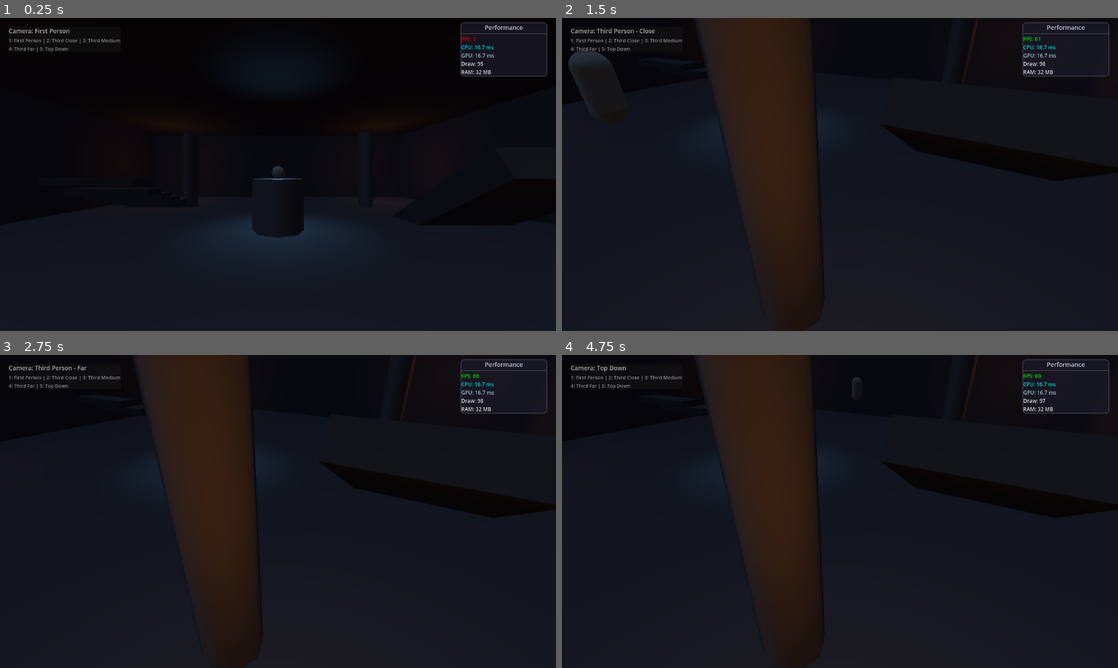
Above: before the commit, frames 1-4 (two rows, left to right).
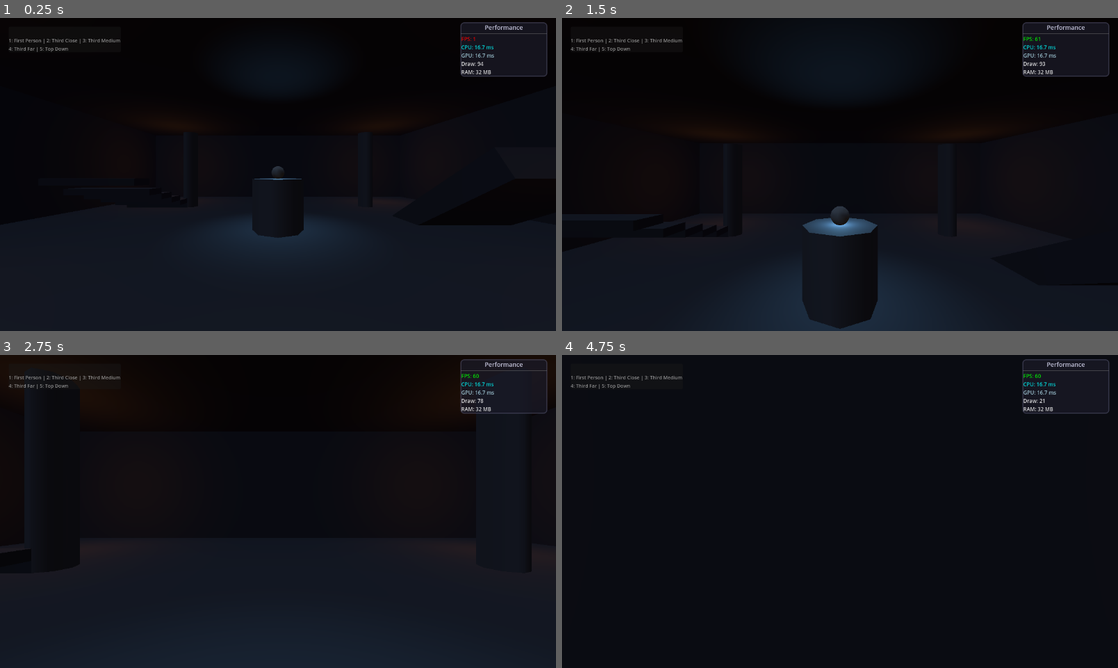
Above: after the commit, the same moments.

Repository: alanops/brackeys-gamejam-2025
Game: Godot game, scene res://src/scenes/DungeonRoomFixed.tscn
Two runs of this game, one before a commit and one after it. Both use one fixed random seed, a clock stepped at 60 frames per second and the inputs below.
Inputs (mouse positions are in pixels of both pictures, inside the frame that each line leads up to):
- Up to frame 1 (0.25 s): no input
- Up to frame 2 (1.5 s): move the mouse to (867, 174) at 0.52 s; hold 1 (camera_first_person) 0.53-1.28 s; hold W (move_forward) from 0.53 s (still down); tap Space (jump) at 0.77 s; move the mouse to (812, 174) at 1.27 s; tap 2 (camera_third_close) at 1.35 s
- Up to frame 3 (2.75 s): keep holding W (move_forward); tap Space (jump) at 1.52 s; move the mouse to (289, 505) at 2.02 s; hold 4 (camera_third_far) from 2.03 s (still down)
- Up to frame 4 (4.75 s): keep holding W (move_forward); move the mouse to (834, 517) at 2.77 s; release 4 (camera_third_far) at 2.78 s; tap 3 (camera_third_medium) at 2.85 s; tap Space (jump) at 3.02, 3.77, 4.52 s; move the mouse to (878, 514) at 3.52 s; hold 5 (camera_top_down) 3.53-4.28 s; tap Enter at 4.25 s; move the mouse to (795, 508) at 4.27 s; tap Shift (sprint) at 4.35 s

The runs differ from the first frame. In frame 1, less than 0.1% of the frame differs, in the area x 1-87%, y 3-16%; in frame 2, 17%, in the area x 1-100%, y 0-100%; in frame 3, 13%; in frame 4, 14%.
Error after the commit: Parse Error: Static function "get_time()" not found in base "GDScriptNativeClass". (res://src/scripts/CameraController.gd:221)

Commit message:
Improve 3rd person cameras with advanced tracking features
- Added collision detection to prevent camera clipping through walls
- Implemented velocity-based camera tracking for responsive movement
- Added auto-rotation when idle to keep camera behind player
- Enhanced camera positioning with per-mode offset and tracking speeds
- Added subtle camera shake during movement for dynamic feel
- Improved camera distances and angles for better gameplay
- Separate pitch limits for different camera modes
- Smooth lag compensation based on player movement direction

Camera now feels much more responsive and cinematic\!

Diff:
--- a/src/scripts/CameraController.gd
+++ b/src/scripts/CameraController.gd
@@ -14,32 +14,56 @@
 @export var smooth_transition: bool = true
 @export var transition_speed: float = 8.0
 @export var mouse_sensitivity: float = 0.002
+@export var tracking_speed: float = 12.0
+@export var collision_check: bool = true
+@export var auto_rotate_speed: float = 2.0
 
 var player: CharacterBody3D
 var first_person_camera: Camera3D
 var third_person_camera: Camera3D
 var camera_pivot: Node3D
-
-# Third person camera settings
+var camera_arm: Node3D
+
+# Camera tracking and collision
+var desired_position: Vector3
+var collision_mask: int = 1
+var camera_velocity: Vector3
+var last_player_velocity: Vector3
+var velocity_smoothing: float = 0.1
+
+# Auto-rotation when idle
+var idle_timer: float = 0.0
+var idle_threshold: float = 3.0
+var auto_rotate_enabled: bool = true
+
+# Third person camera settings with improved tracking
 var third_person_distances = {
-	CameraMode.THIRD_PERSON_CLOSE: 2.5,
-	CameraMode.THIRD_PERSON_MEDIUM: 4.5,
-	CameraMode.THIRD_PERSON_FAR: 7.0,
-	CameraMode.THIRD_PERSON_TOP_DOWN: 6.0
+	CameraMode.THIRD_PERSON_CLOSE: 3.0,
+	CameraMode.THIRD_PERSON_MEDIUM: 5.5,
+	CameraMode.THIRD_PERSON_FAR: 8.5,
+	CameraMode.THIRD_PERSON_TOP_DOWN: 10.0
 }
 
 var third_person_heights = {
-	CameraMode.THIRD_PERSON_CLOSE: 1.5,
-	CameraMode.THIRD_PERSON_MEDIUM: 2.0,
-	CameraMode.THIRD_PERSON_FAR: 2.5,
-	CameraMode.THIRD_PERSON_TOP_DOWN: 8.0
+	CameraMode.THIRD_PERSON_CLOSE: 1.8,
+	CameraMode.THIRD_PERSON_MEDIUM: 2.2,
+	CameraMode.THIRD_PERSON_FAR: 2.8,
+	CameraMode.THIRD_PERSON_TOP_DOWN: 12.0
 }
 
 var third_person_angles = {
-	CameraMode.THIRD_PERSON_CLOSE: -10.0,
-	CameraMode.THIRD_PERSON_MEDIUM: -15.0,
-	CameraMode.THIRD_PERSON_FAR: -20.0,
-	CameraMode.THIRD_PERSON_TOP_DOWN: -70.0
+	CameraMode.THIRD_PERSON_CLOSE: -8.0,
+	CameraMode.THIRD_PERSON_MEDIUM: -12.0,
+	CameraMode.THIRD_PERSON_FAR: -18.0,
+	CameraMode.THIRD_PERSON_TOP_DOWN: -75.0
+}
+
+# Camera behavior settings per mode
+var tracking_settings = {
+	CameraMode.THIRD_PERSON_CLOSE: {"speed": 15.0, "offset": Vector3(0.5, 0, 0)},
+	CameraMode.THIRD_PERSON_MEDIUM: {"speed": 12.0, "offset": Vector3(0.8, 0, 0)},
+	CameraMode.THIRD_PERSON_FAR: {"speed": 10.0, "offset": Vector3(1.2, 0, 0)},
+	CameraMode.THIRD_PERSON_TOP_DOWN: {"speed": 8.0, "offset": Vector3(0, 0, 0)}
 }
 
 var target_position: Vector3
@@ -52,19 +76,27 @@
 	player = get_parent() as CharacterBody3D
 	first_person_camera = player.get_node("Camera3D")
 
-	# Create third person camera setup
+	# Create enhanced third person camera setup
 	camera_pivot = Node3D.new()
 	camera_pivot.name = "CameraPivot"
 	player.add_child(camera_pivot)
 	camera_pivot.position = Vector3(0, 1.6, 0)  # Eye level
 
+	# Create camera arm for smooth positioning
+	camera_arm = Node3D.new()
+	camera_arm.name = "CameraArm"
+	camera_pivot.add_child(camera_arm)
+
 	third_person_camera = Camera3D.new()
 	third_person_camera.name = "ThirdPersonCamera"
 	third_person_camera.fov = 75.0
-	camera_pivot.add_child(third_person_camera)
+	camera_arm.add_child(third_person_camera)
 
 	# Initialize camera positions
 	update_camera_mode()
+
+	# Store initial player velocity
+	last_player_velocity = player.velocity if player.velocity else Vector3.ZERO
 
 func _input(event):
 	if event.is_action_pressed("camera_first_person"):
@@ -78,22 +110,31 @@
 	elif event.is_action_pressed("camera_top_down"):
 		set_camera_mode(CameraMode.THIRD_PERSON_TOP_DOWN)
 
-	# Handle mouse look for third person
+	# Handle mouse look for third person with idle detection
 	if camera_mode != CameraMode.FIRST_PERSON and event is InputEventMouseMotion and Input.get_mouse_mode() == Input.MOUSE_MODE_CAPTURED:
 		var mouse_delta = event.relative * mouse_sensitivity
 
+		# Reset idle timer on mouse movement
+		idle_timer = 0.0
+
 		# Rotate the pivot horizontally (Y axis)
 		camera_pivot.rotate_y(-mouse_delta.x)
 
-		# Rotate the camera vertically, but clamp it
-		var current_x_rot = third_person_camera.rotation.x
+		# Rotate the camera vertically with better limits per mode
+		var pitch_limit = 60.0
+		if camera_mode == CameraMode.THIRD_PERSON_TOP_DOWN:
+			pitch_limit = 30.0  # More restricted for top-down
+
+		var current_x_rot = camera_arm.rotation.x
 		var new_x_rot = current_x_rot + (-mouse_delta.y)
-		new_x_rot = clamp(new_x_rot, deg_to_rad(-60), deg_to_rad(60))
-		third_person_camera.rotation.x = new_x_rot
+		new_x_rot = clamp(new_x_rot, deg_to_rad(-pitch_limit), deg_to_rad(pitch_limit))
+		camera_arm.rotation.x = new_x_rot
 
 func _process(delta):
 	if camera_mode != CameraMode.FIRST_PERSON:
 		update_third_person_camera(delta)
+		update_camera_tracking(delta)
+		update_auto_rotation(delta)
 
 func set_camera_mode(new_mode: CameraMode):
 	camera_mode = new_mode
@@ -124,24 +165,121 @@
 				apply_third_person_position()
 
 func update_third_person_camera(delta):
+	# Get current mode settings
+	var settings = tracking_settings.get(camera_mode, {"speed": 12.0, "offset": Vector3.ZERO})
+	var mode_tracking_speed = settings.get("speed", 12.0)
+	var mode_offset = settings.get("offset", Vector3.ZERO)
+
+	# Calculate desired position with offset
+	var base_position = Vector3(mode_offset.x, 0, current_distance)
+	desired_position = base_position
+
+	# Apply collision detection if enabled
+	if collision_check:
+		desired_position = check_camera_collision(desired_position)
+
 	if smooth_transition:
-		# Smoothly interpolate to target position
-		var target_pos = Vector3(0, 0, current_distance)
-		target_pos.y = current_height
-
-		third_person_camera.position = third_person_camera.position.lerp(target_pos, transition_speed * delta)
-
-		# Smoothly interpolate rotation
+		# Smooth camera movement with velocity-based tracking
+		third_person_camera.position = third_person_camera.position.lerp(desired_position, mode_tracking_speed * delta)
+
+		# Smoothly interpolate base rotation
 		var target_rot = Vector3(deg_to_rad(current_angle), 0, 0)
-		third_person_camera.rotation.x = lerp_angle(third_person_camera.rotation.x, target_rot.x, transition_speed * delta)
+		var base_x_rotation = lerp_angle(third_person_camera.rotation.x, target_rot.x, transition_speed * delta)
+
+		# Preserve user pitch input from camera_arm
+		third_person_camera.rotation.x = base_x_rotation
 	else:
 		apply_third_person_position()
 
 func apply_third_person_position():
-	third_person_camera.position = Vector3(0, current_height, current_distance)
+	var settings = tracking_settings.get(camera_mode, {"speed": 12.0, "offset": Vector3.ZERO})
+	var mode_offset = settings.get("offset", Vector3.ZERO)
+
+	third_person_camera.position = Vector3(mode_offset.x, 0, current_distance)
 	third_person_camera.rotation.x = deg_to_rad(current_angle)
 	third_person_camera.rotation.y = 0
 	third_person_camera.rotation.z = 0
+
+func update_camera_tracking(delta):
+	# Track player movement for responsive camera behavior
+	var current_velocity = player.velocity if player.velocity else Vector3.ZERO
+	var velocity_change = current_velocity - last_player_velocity
+
+	# Smooth velocity tracking
+	camera_velocity = camera_velocity.lerp(velocity_change, velocity_smoothing)
+	last_player_velocity = current_velocity
+
+	# Adjust camera position based on movement direction
+	if camera_mode != CameraMode.THIRD_PERSON_TOP_DOWN and current_velocity.length() > 1.0:
+		# Slightly lag camera behind movement direction for cinematic feel
+		var movement_dir = current_velocity.normalized()
+		var lag_offset = -movement_dir * 0.3 * current_velocity.length() * 0.1
+
+		# Apply subtle camera shake for dynamic movement
+		var shake_intensity = min(current_velocity.length() * 0.02, 0.1)
+		var shake = Vector3(
+			sin(Time.get_time() * 15.0) * shake_intensity,
+			cos(Time.get_time() * 12.0) * shake_intensity * 0.5,
+			0
+		)
+
+		camera_pivot.position = Vector3(0, 1.6, 0) + lag_offset + shake
+	else:
+		# Return to neutral position when not moving
+		camera_pivot.position = camera_pivot.position.lerp(Vector3(0, 1.6, 0), 5.0 * delta)
+
+func update_auto_rotation(delta):
+	# Auto-rotate camera to behind player when idle
+	if not auto_rotate_enabled or camera_mode == CameraMode.THIRD_PERSON_TOP_DOWN:
+		return
+
+	# Check if player is moving or mouse is being used
+	var player_velocity = player.velocity if player.velocity else Vector3.ZERO
+	var is_moving = player_velocity.length() > 0.1
+	var mouse_input = Input.get_last_mouse_velocity().length() > 10.0
+
+	if is_moving or mouse_input:
+		idle_timer = 0.0
+	else:
+		idle_timer += delta
+
+	# Start auto-rotation after idle threshold
+	if idle_timer > idle_threshold:
+		# Smoothly rotate camera to behind player
+		var player_forward = -player.global_transform.basis.z
+		var target_yaw = atan2(player_forward.x, player_forward.z)
+		var current_yaw = camera_pivot.rotation.y
+
+		# Smooth rotation towards target
+		var yaw_diff = target_yaw - current_yaw
+		# Handle angle wrapping
+		if yaw_diff > PI:
+			yaw_diff -= 2 * PI
+		elif yaw_diff < -PI:
+			yaw_diff += 2 * PI
+
+		camera_pivot.rotation.y = lerp_angle(current_yaw, current_yaw + yaw_diff, auto_rotate_speed * delta)
+
+func check_camera_collision(target_pos: Vector3) -> Vector3:
+	# Cast ray from player to desired camera position
+	var space_state = player.get_world_3d().direct_space_state
+	var player_pos = camera_pivot.global_position
+	var desired_global = camera_pivot.to_global(target_pos)
+
+	var query = PhysicsRayQueryParameters3D.create(player_pos, desired_global)
+	query.collision_mask = collision_mask
+	query.exclude = [player]  # Don't collide with player
+
+	var result = space_state.intersect_ray(query)
+	if result:
+		# Move camera closer to avoid clipping
+		var hit_point = result.position
+		var safe_distance = player_pos.distance_to(hit_point) - 0.2  # 0.2 unit buffer
+		var camera_direction = (desired_global - player_pos).normalized()
+		var safe_position = player_pos + camera_direction * max(safe_distance, 1.0)  # Minimum 1 unit distance
+		return camera_pivot.to_local(safe_position)
+
+	return target_pos
 
 func get_camera_mode_name() -> String:
 	match camera_mode:
